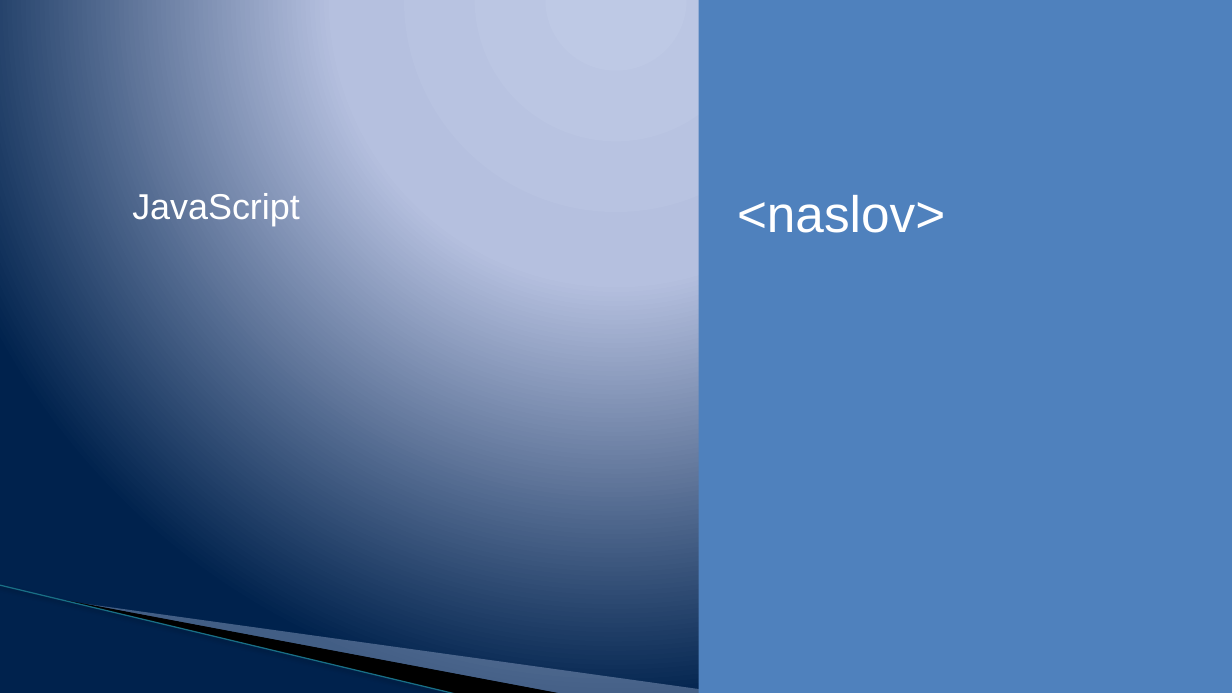
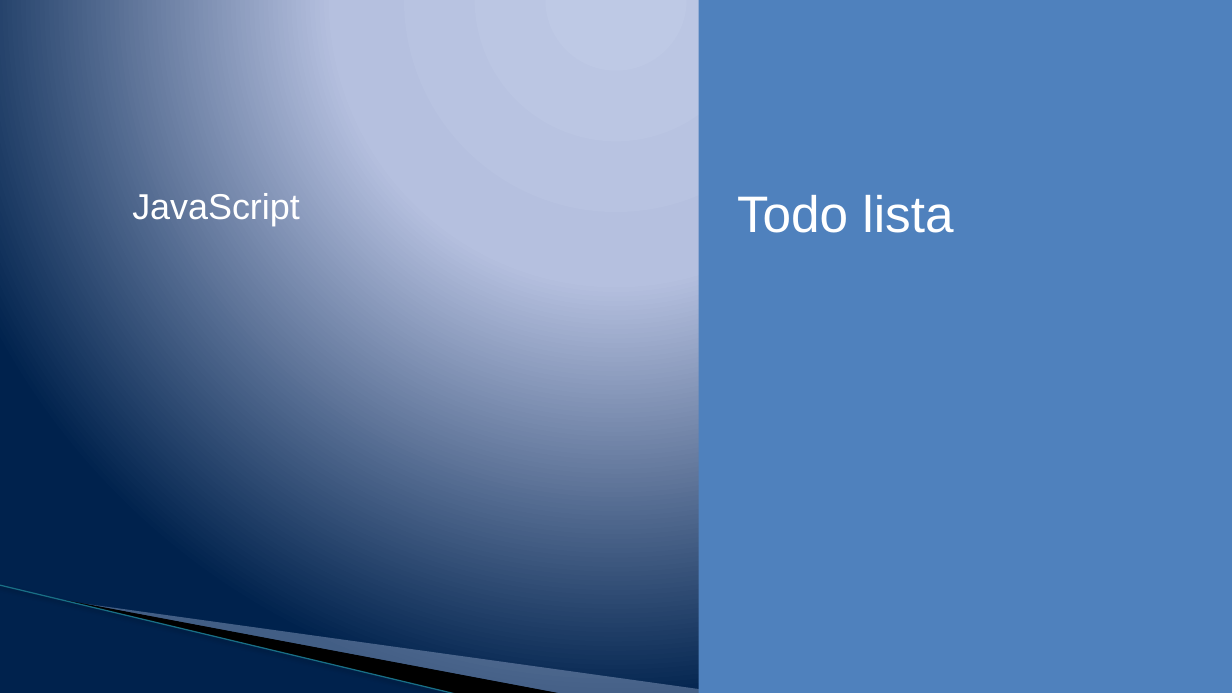
Before and after one commit to todalexcode/kurs-front-end, a slide deck: slide 4 of sesija-34/PPT/Front-End Developer-34.pptx. Drawn at 1232x693 pixels with LibreOffice and Linux fonts; fonts in the diff are those of the drawing; background and template pictures are left out. Boxes give left, top, right and bottom in pixels: in the first picture for what was removed or moved away, otherwise in the second. Text is boxed around its words. In the diff, an @@ line names an element or a change of style, - is before the commit and + after.

```diff
--- a/sesija-34/PPT/Front-End Developer-34.pptx
+++ b/sesija-34/PPT/Front-End Developer-34.pptx
@@ text at <box>737,195,953,233</box>: text changed @@
-<naslov>
+Todo lista
```
Also in this commit, not shown: 2 other slides changed, 1 slide added, 3 other files.
